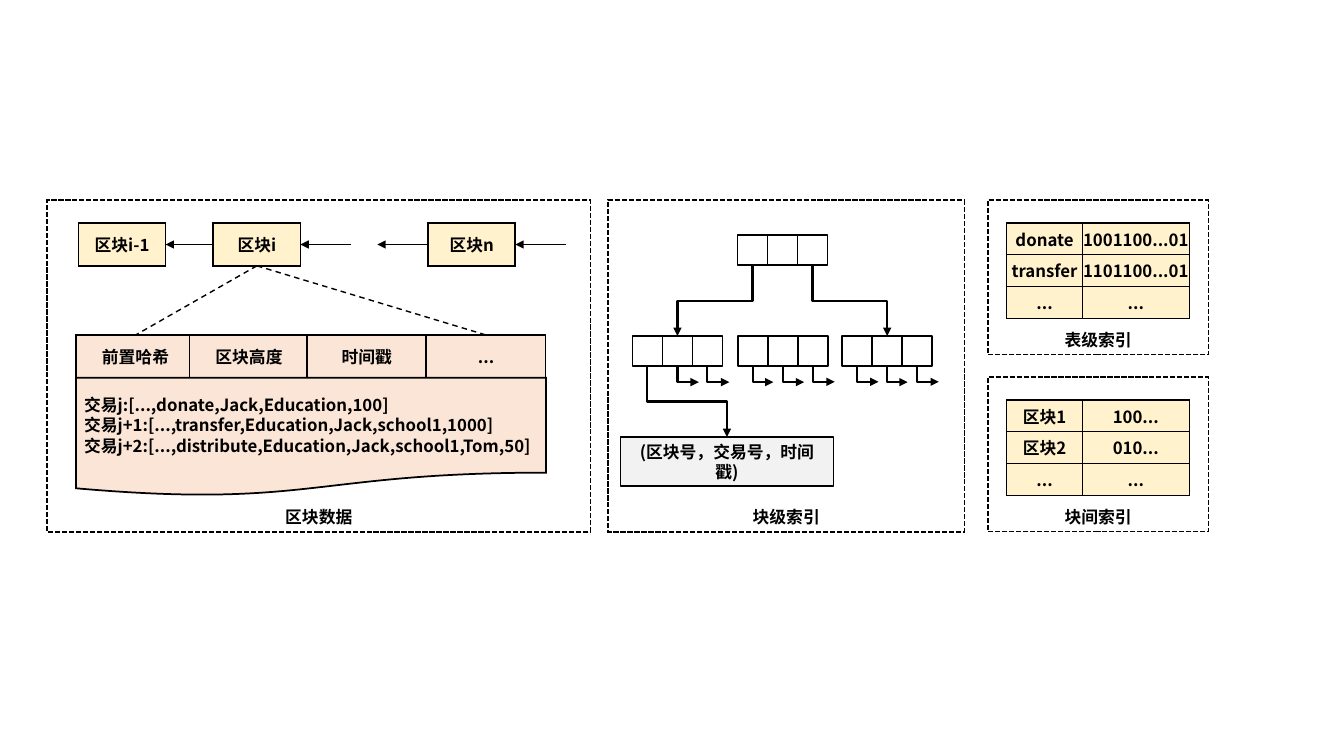
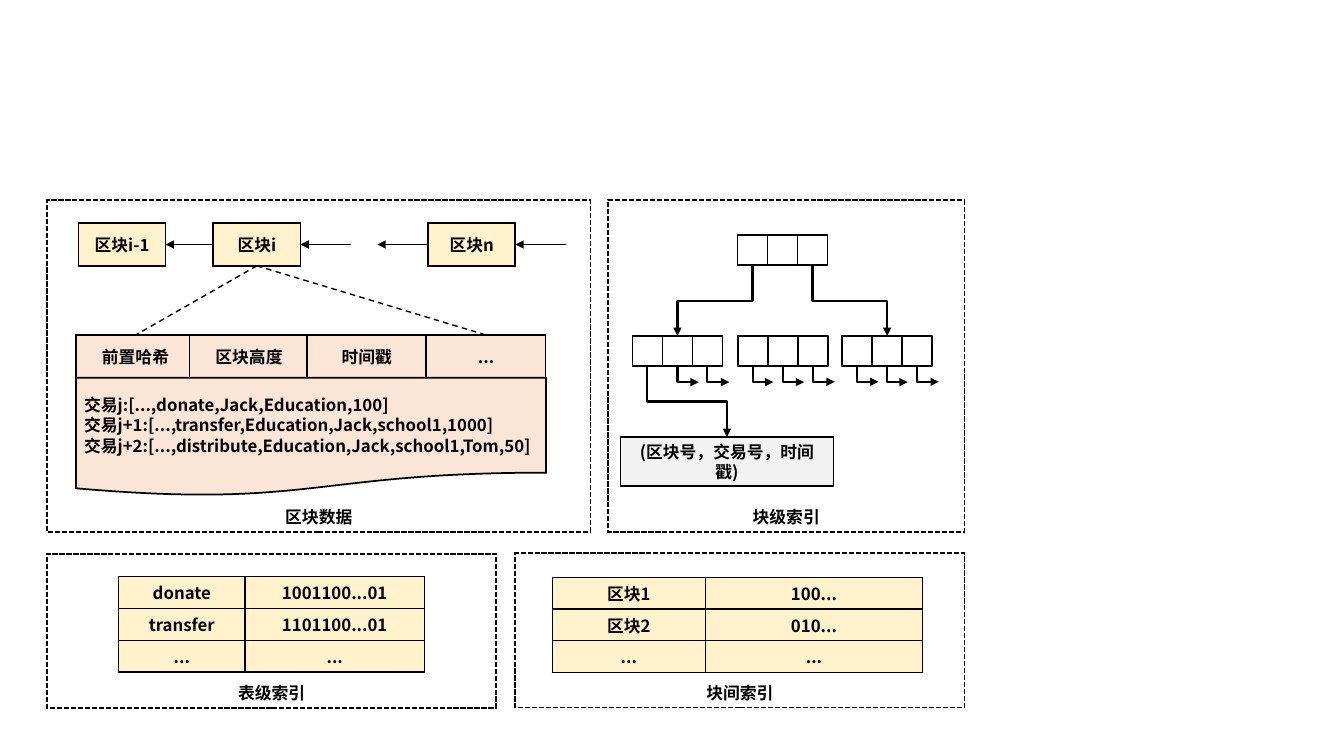
Before and after one commit to Studio-tyx/tyx_thesis_template, a slide deck: slide 32 of figure/timechain/fig.pptx (slide 31 before the commit). Drawn at 1344x756 pixels with LibreOffice and Linux fonts; fonts in the diff are those of the drawing. Boxes give left, top, right and bottom in pixels: in the first picture for what was removed or moved away, otherwise in the second. Text is boxed around its words. In the diff, an @@ line names an element or a change of style, - is before the commit and + after.

```diff
--- a/figure/timechain/fig.pptx
+++ b/figure/timechain/fig.pptx
@@ rectangle "表级索引": place and size @@
-rectangle "表级索引" at <box>988,201,1209,355</box>
+rectangle "表级索引" at <box>47,554,497,708</box>
@@ rectangle "块间索引": place and size @@
-rectangle "块间索引" at <box>988,377,1209,531</box>
+rectangle "块间索引" at <box>515,554,965,708</box>
@@ table: place and size @@
-table at <box>1007,223,1190,318</box>
+table at <box>119,577,424,671</box>
@@ table: place and size @@
-table at <box>1007,400,1190,495</box>
+table at <box>553,578,924,673</box>
```
Also in this commit, not shown: 1 slide added, 8 other files.
